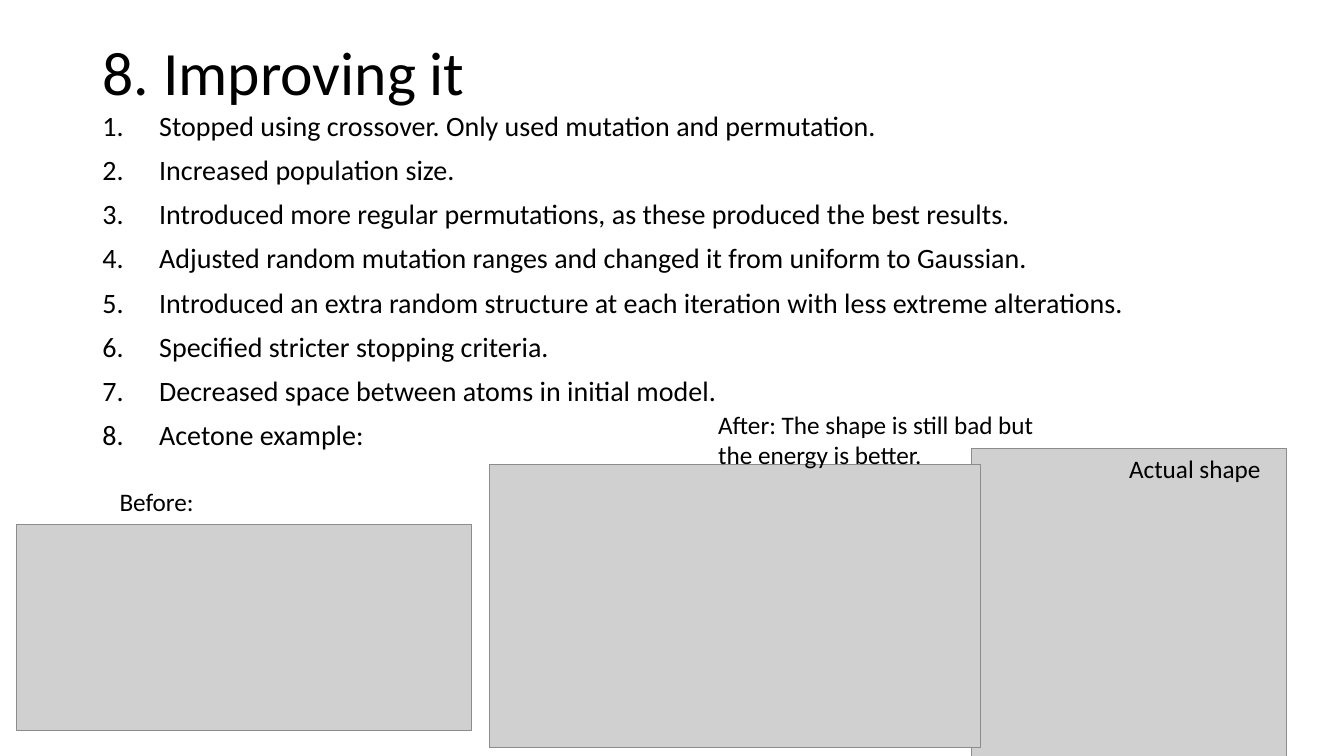
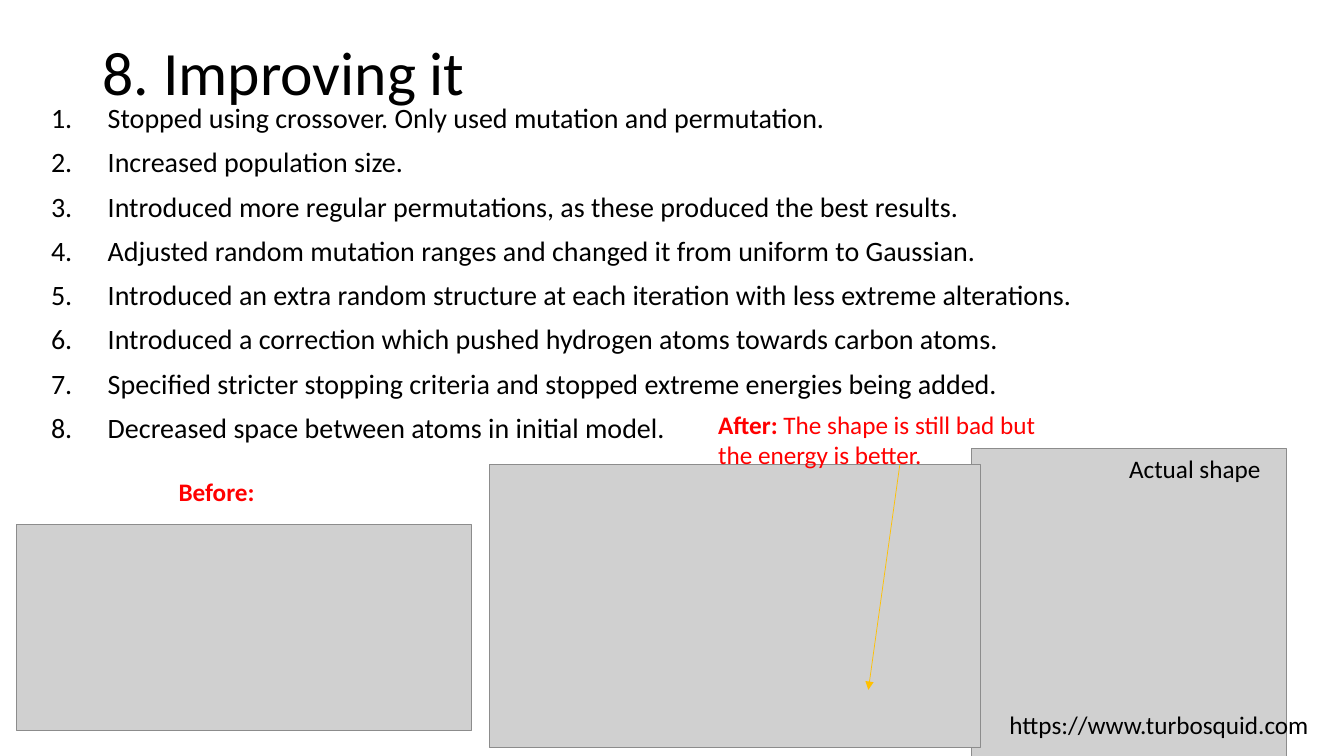
Before and after one commit to Sophie-Turner/GeOpt, a slide deck: slide 18 of Documentation/Sprint2/Presentation.pptx. Drawn at 1344x756 pixels with LibreOffice and Linux fonts; fonts in the diff are those of the drawing; grey boxes stand for pictures. Boxes give left, top, right and bottom in pixels: in the first picture for what was removed or moved away, otherwise in the second. Text is boxed around its words. In the diff, an @@ line names an element or a change of style, - is before the commit and + after.

```diff
--- a/Documentation/Sprint2/Presentation.pptx
+++ b/Documentation/Sprint2/Presentation.pptx
@@ text "Stopped using crossover. Only used ...": place and size @@
-text "Stopped using crossover. Only used ..." at [159, 116, 1122, 450]
+text "Stopped using crossover. Only used ..." at [108, 105, 1071, 443]
@@ text at [108, 329, 998, 399]: text changed @@
-6. Specified stricter stopping criteria.
+6. Introduced a correction which pushed hydrogen atoms towards carbon atoms.
+7. Specified stricter stopping criteria and stopped extreme energies being added.
@@ text "After: The shape is still ..." at [718, 416, 1035, 471]: text colour #000000 to #FF0000; bold on in "After:" @@
@@ text at [159, 425, 364, 450]: paragraph removed @@
-8. Acetone example:
@@ text "Before:": place and size @@
-text "Before:" at [120, 493, 194, 511]
+text "Before:" at [179, 483, 255, 502]
@@ text "Before:" at [179, 483, 255, 502]: text colour #000000 to #FF0000, bold on @@
@@ arrow added from (900, 465) to (868, 690), #FFC000 0.5 pt @@
@@ text added at [1009, 714, 1308, 741], 18 pt, text #000000 @@
+https://www.turbosquid.com
```
Also in this commit, not shown: 3 other slides changed, 1 slide removed.
